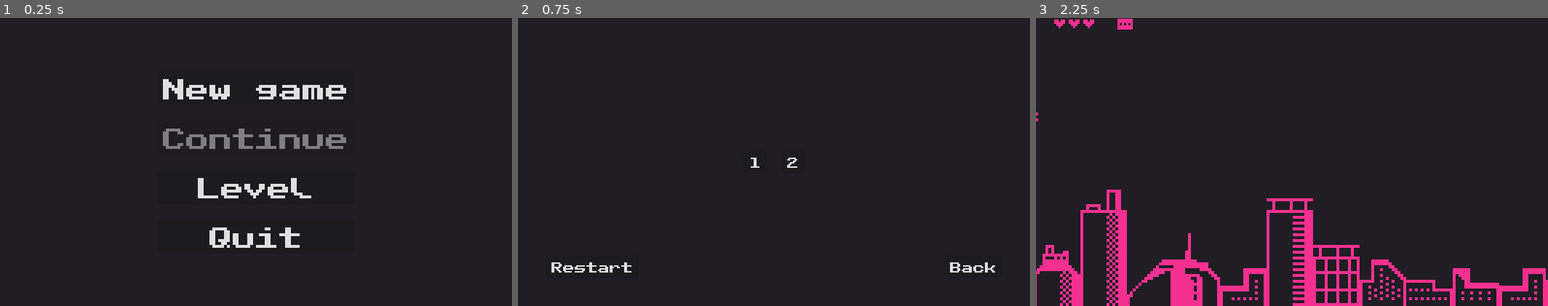
Above: before the commit, frames 1-3 (left to right).
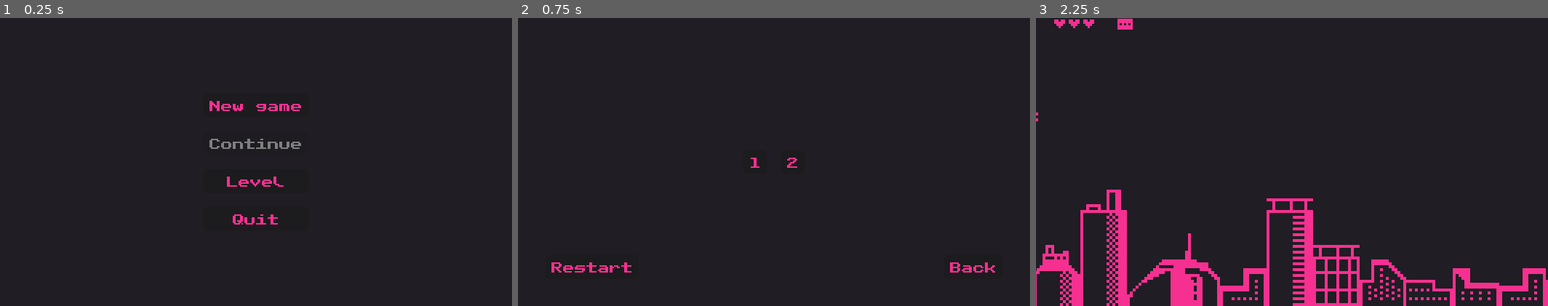
Above: after the commit, the same moments.

Repository: victor-romero-martinez/space-umpact
Game: Godot game, scene res://control/main_menu.tscn
Two runs of this game, one before a commit and one after it. Both use one fixed random seed, a clock stepped at 60 frames per second and the inputs below.
Inputs:
- Up to frame 1 (0.25 s): no input
- Up to frame 2 (0.75 s): click "Level" at 0.5 s
- Up to frame 3 (2.25 s): click "Back" at 1.25 s; click "New game" at 2 s

The runs differ from the first frame. In frame 1, 3.6% of the frame differs, in the area x 31-68%, y 21-80%; in frame 2, 0.4%; in frame 3, nothing differs.

Commit message:
style: change font colors

Diff:
--- a/control/credit.tscn
+++ b/control/credit.tscn
@@ -41,6 +41,7 @@
 [node name="Label" type="Label" parent="MarginContainer/VBoxContainer"]
 layout_mode = 2
 size_flags_horizontal = 4
+theme_override_colors/font_color = Color(0.964706, 0.188235, 0.564706, 1)
 text = "Thanks for playing"
 
 [node name="Button" type="Button" parent="MarginContainer/VBoxContainer"]
@@ -48,6 +49,7 @@
 size_flags_horizontal = 4
 size_flags_vertical = 4
 focus_mode = 0
+theme_override_colors/font_color = Color(0.964706, 0.188235, 0.564706, 1)
 theme_override_font_sizes/font_size = 8
 text = "Go Menu"
 
--- a/control/dead_menu.tscn
+++ b/control/dead_menu.tscn
@@ -34,6 +34,7 @@
 layout_mode = 2
 size_flags_horizontal = 4
 size_flags_vertical = 0
+theme_override_colors/font_color = Color(0.964706, 0.188235, 0.564706, 1)
 theme_override_font_sizes/font_size = 16
 text = "YOU ARE DEAD"
 
@@ -47,6 +48,7 @@
 clip_contents = true
 layout_mode = 2
 focus_mode = 0
+theme_override_colors/font_color = Color(0.964706, 0.188235, 0.564706, 1)
 theme_override_font_sizes/font_size = 8
 text = "Retry"
 
@@ -54,6 +56,7 @@
 clip_contents = true
 layout_mode = 2
 focus_mode = 0
+theme_override_colors/font_color = Color(0.964706, 0.188235, 0.564706, 1)
 theme_override_font_sizes/font_size = 8
 text = "Main Menu"
 
@@ -61,6 +64,7 @@
 clip_contents = true
 layout_mode = 2
 focus_mode = 0
+theme_override_colors/font_color = Color(0.964706, 0.188235, 0.564706, 1)
 theme_override_font_sizes/font_size = 8
 text = "Quit"
 
--- a/control/level_menu.tscn
+++ b/control/level_menu.tscn
@@ -52,6 +52,7 @@
 layout_mode = 2
 size_flags_horizontal = 0
 focus_mode = 0
+theme_override_colors/font_color = Color(0.964706, 0.188235, 0.564706, 1)
 theme_override_font_sizes/font_size = 8
 text = "Restart"
 
@@ -64,6 +65,7 @@
 layout_mode = 2
 size_flags_horizontal = 8
 focus_mode = 0
+theme_override_colors/font_color = Color(0.964706, 0.188235, 0.564706, 1)
 theme_override_font_sizes/font_size = 8
 text = "Back
 "
--- a/control/main_menu.tscn
+++ b/control/main_menu.tscn
@@ -37,26 +37,30 @@
 [node name="NewGame" type="Button" parent="MarginContainer/VBoxContainer"]
 layout_mode = 2
 focus_mode = 0
-theme_override_font_sizes/font_size = 16
+theme_override_colors/font_color = Color(0.964706, 0.188235, 0.564706, 1)
+theme_override_font_sizes/font_size = 8
 text = "New game"
 
 [node name="ContinueBtn" type="Button" parent="MarginContainer/VBoxContainer"]
 unique_name_in_owner = true
 layout_mode = 2
 focus_mode = 0
-theme_override_font_sizes/font_size = 16
+theme_override_colors/font_color = Color(0.964706, 0.188235, 0.564706, 1)
+theme_override_font_sizes/font_size = 8
 text = "Continue"
 
 [node name="Level" type="Button" parent="MarginContainer/VBoxContainer"]
 layout_mode = 2
 focus_mode = 0
-theme_override_font_sizes/font_size = 16
+theme_override_colors/font_color = Color(0.964706, 0.188235, 0.564706, 1)
+theme_override_font_sizes/font_size = 8
 text = "Level"
 
 [node name="Quit" type="Button" parent="MarginContainer/VBoxContainer"]
 layout_mode = 2
 focus_mode = 0
-theme_override_font_sizes/font_size = 16
+theme_override_colors/font_color = Color(0.964706, 0.188235, 0.564706, 1)
+theme_override_font_sizes/font_size = 8
 text = "Quit
 "
 
--- a/control/menu_pause.tscn
+++ b/control/menu_pause.tscn
@@ -40,19 +40,22 @@
 [node name="Resume" type="Button" parent="Control/MarginContainer/VBoxContainer"]
 layout_mode = 2
 focus_mode = 0
-theme_override_font_sizes/font_size = 16
+theme_override_colors/font_color = Color(0.964706, 0.188235, 0.564706, 1)
+theme_override_font_sizes/font_size = 8
 text = "Resume"
 
 [node name="MainMenu" type="Button" parent="Control/MarginContainer/VBoxContainer"]
 layout_mode = 2
 focus_mode = 0
-theme_override_font_sizes/font_size = 16
+theme_override_colors/font_color = Color(0.964706, 0.188235, 0.564706, 1)
+theme_override_font_sizes/font_size = 8
 text = "Main Menu"
 
 [node name="Quit" type="Button" parent="Control/MarginContainer/VBoxContainer"]
 layout_mode = 2
 focus_mode = 0
-theme_override_font_sizes/font_size = 16
+theme_override_colors/font_color = Color(0.964706, 0.188235, 0.564706, 1)
+theme_override_font_sizes/font_size = 8
 text = "Quit"
 
 [connection signal="pressed" from="Control/MarginContainer/VBoxContainer/Resume" to="." method="_on_resume_pressed"]
--- a/scripts/control/level_menu.gd
+++ b/scripts/control/level_menu.gd
@@ -13,6 +13,7 @@
 			var button = Button.new()
 			button.text = str(i + 1)
 			button.add_theme_font_size_override("font_size", 8)
+			button.add_theme_color_override("font_color", "#f63090")
 			button.focus_mode = FOCUS_NONE
 
 			button.pressed.connect(func (): self.on_emit_level(i))
